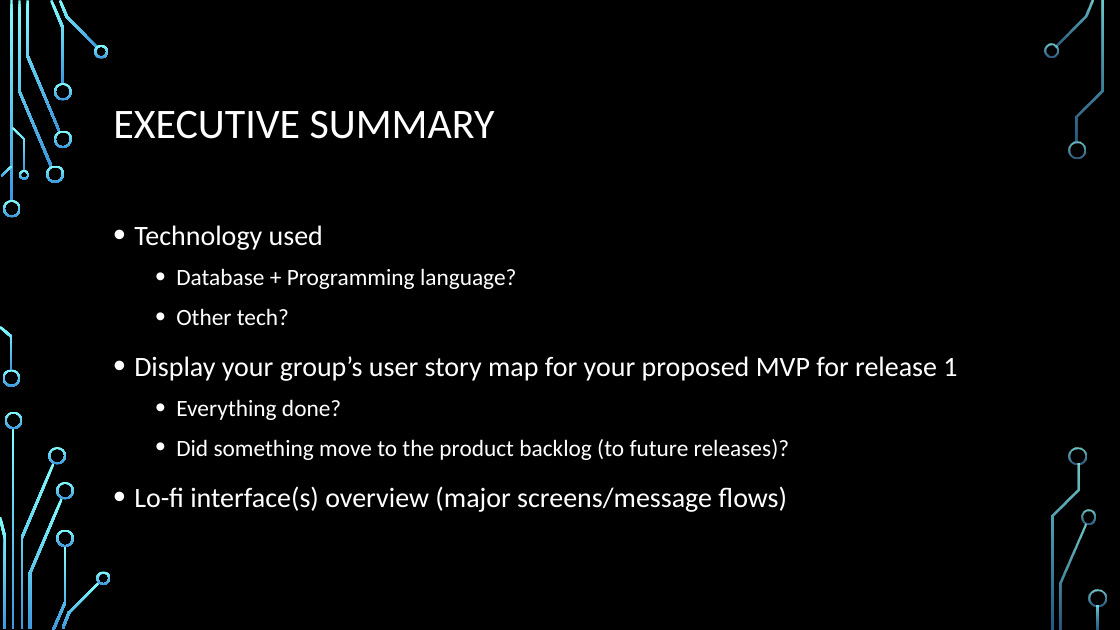
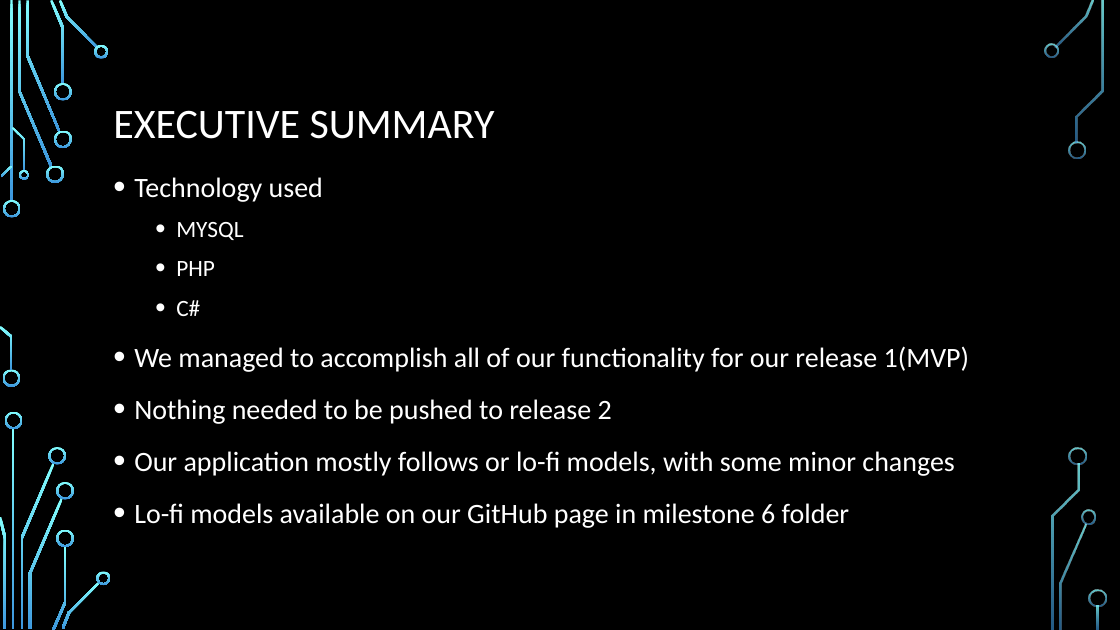
Before and after one commit to ureginastudent/PROJECT, a slide deck: slide 2 of Milestone 6/ENSE 470 Milestone 6.pptx. Drawn at 1120x630 pixels with LibreOffice and Linux fonts; fonts in the diff are those of the drawing; background and template pictures are left out. Boxes give left, top, right and bottom in pixels: in the first picture for what was removed or moved away, otherwise in the second. Text is boxed around its words. In the diff, an @@ line names an element or a change of style, - is before the commit and + after.

Commit message:
Updated: complete except for group reflection

```diff
--- a/Milestone 6/ENSE 470 Milestone 6.pptx
+++ b/Milestone 6/ENSE 470 Milestone 6.pptx
@@ text "Technology used": place and size @@
-text "Technology used" at <box>134,225,957,512</box>
+text "Technology used" at <box>134,177,969,528</box>
@@ text at <box>134,222,969,528</box>: text changed @@
-  • Database + Programming language?
-  • Other tech?
-• Display your group’s user story map for your proposed MVP for release 1
-  • Everything done?
-  • Did something move to the product backlog (to future releases)?
-• Lo-fi interface(s) overview (major screens/message flows)
+  • MYSQL
+  • PHP
+  • C#
+• We managed to accomplish all of our functionality for our release 1(MVP)
+• Nothing needed to be pushed to release 2
+• Our application mostly follows or lo-fi models, with some minor changes
+• Lo-fi models available on our GitHub page in milestone 6 folder
```
Also in this commit, not shown: 3 slides added, 3 slides removed, 6 other files.
